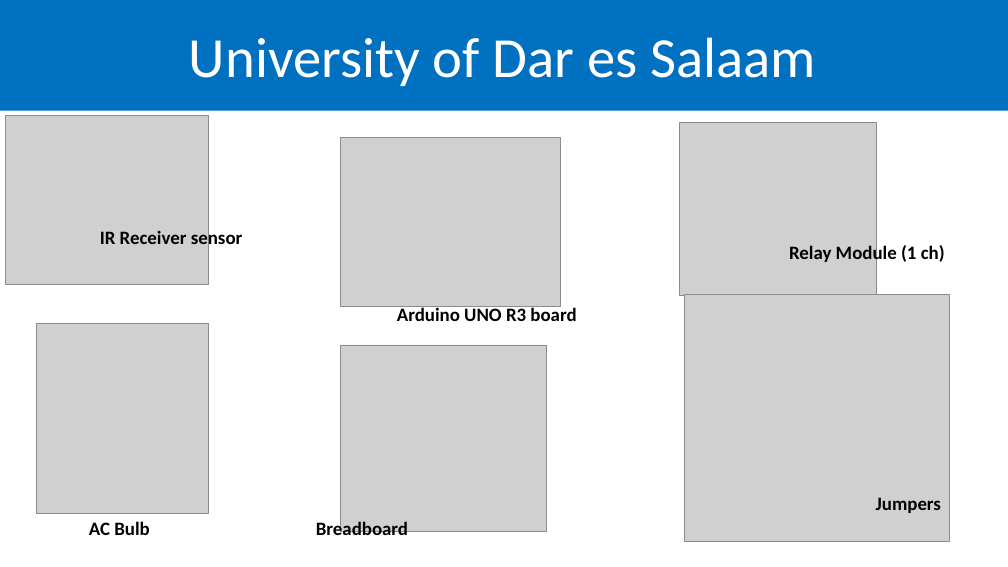
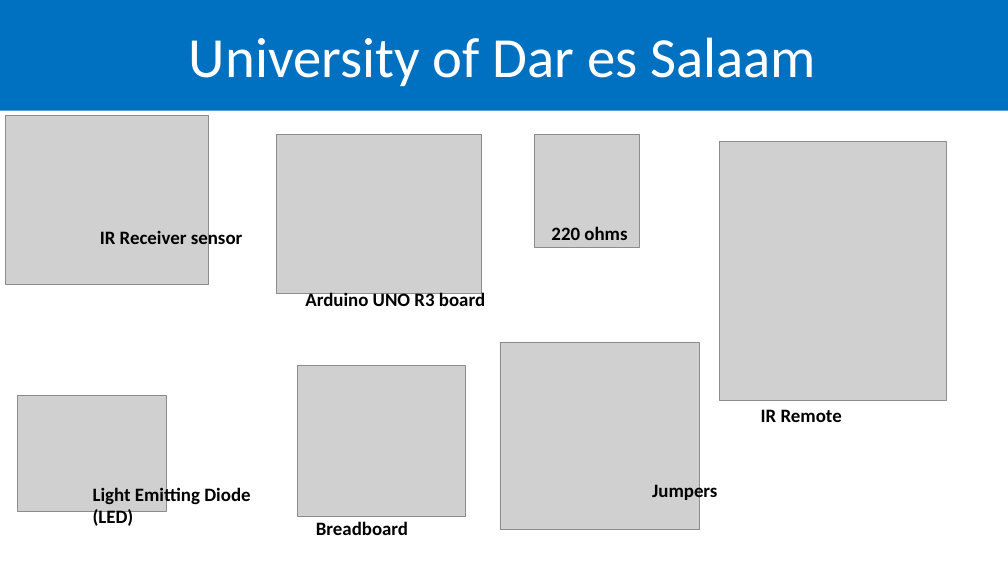
Before and after one commit to kelvkedyson/uissArduino, a slide deck: slide 4 of Practicals/Project 2/Lecture/ppt/Project 2.pptx (slide 3 before the commit). Drawn at 1008x567 pixels with LibreOffice and Linux fonts; fonts in the diff are those of the drawing; grey boxes stand for pictures; background and template pictures are left out. Boxes give left, top, right and bottom in pixels: in the first picture for what was removed or moved away, otherwise in the second. Text is boxed around its words. In the diff, an @@ line names an element or a change of style, - is before the commit and + after.

```diff
--- a/Practicals/Project 2/Lecture/ppt/Project 2.pptx
+++ b/Practicals/Project 2/Lecture/ppt/Project 2.pptx
@@ picture: place and size @@
-picture at (341, 138, 561, 306)
+picture at (277, 135, 482, 294)
@@ picture added at (535, 135, 640, 247) @@
@@ picture removed at (680, 122, 877, 295) @@
@@ picture added at (720, 141, 947, 401) @@
@@ text added at (551, 226, 627, 240), 18 pt, text #000000, bold @@
+220 ohms
@@ text removed at (789, 244, 945, 265) @@
-Relay Module (1 ch)
@@ text "Arduino UNO R3 board" rewrapped from (397, 306, 576, 321) to (305, 290, 485, 311) @@
@@ picture removed at (36, 323, 209, 514) @@
@@ picture: place and size @@
-picture at (684, 294, 949, 541)
+picture at (500, 342, 699, 529)
@@ picture: place and size @@
-picture at (341, 345, 547, 531)
+picture at (298, 365, 465, 516)
@@ picture added at (17, 395, 166, 512) @@
@@ text added at (761, 409, 842, 422), 18 pt, text #000000, bold @@
+IR Remote
@@ text "Jumpers" rewrapped from (876, 497, 941, 513) to (652, 481, 717, 502) @@
@@ text added at (93, 485, 250, 526), 18 pt, text #000000, bold @@
+Light Emitting Diode (LED)
@@ text removed at (89, 521, 149, 535) @@
-AC Bulb
```
Also in this commit, not shown: 3 other slides changed, 5 slides added, 3 slides removed, 1 other file.
